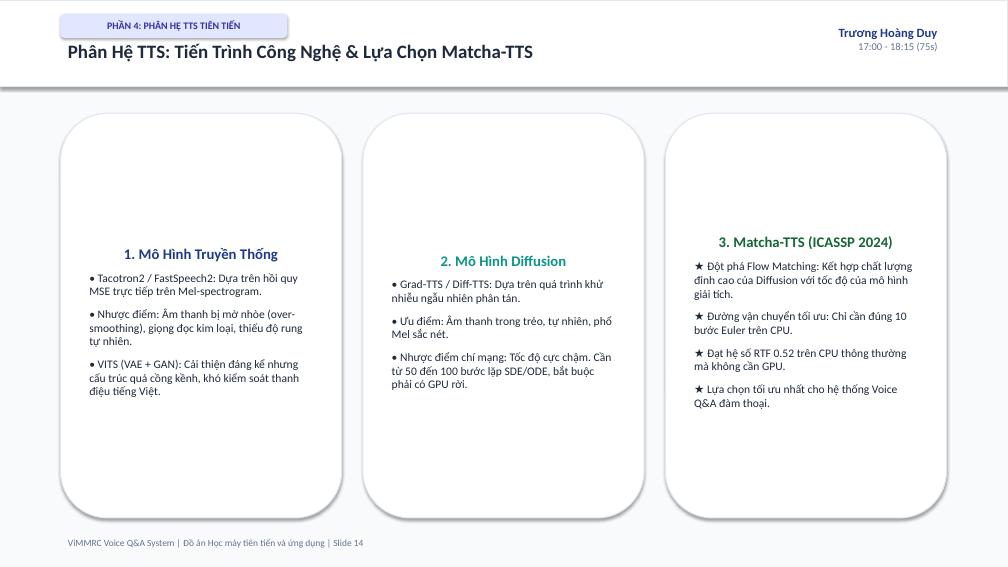
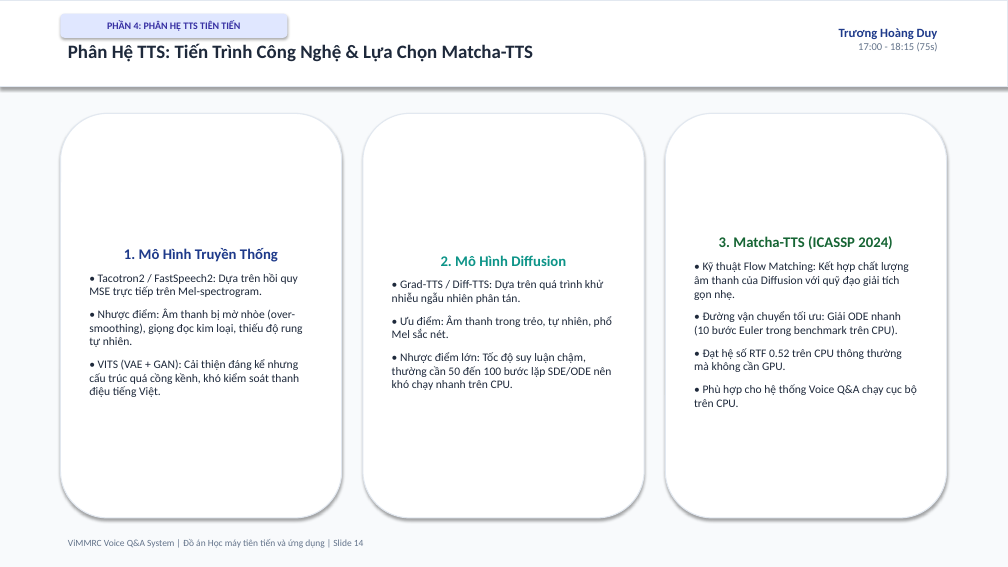
Before and after one commit to ngohuy04022000/vimmrc-qa-voice, a slide deck: slide 14 of docs/ViMMRC_Presentation_30min.pptx. Drawn at 1008x567 pixels with LibreOffice and Linux fonts; fonts in the diff are those of the drawing. Boxes give left, top, right and bottom in pixels: in the first picture for what was removed or moved away, otherwise in the second. Text is boxed around its words. In the diff, an @@ line names an element or a change of style, - is before the commit and + after.

```diff
--- a/docs/ViMMRC_Presentation_30min.pptx
+++ b/docs/ViMMRC_Presentation_30min.pptx
@@ text in rounded rectangle at (x1=694, y1=261, x2=917, y2=407): text changed @@
-★ Đột phá Flow Matching: Kết hợp chất lượng đỉnh cao của Diffusion với tốc độ của mô hình giải tích.
-★ Đường vận chuyển tối ưu: Chỉ cần đúng 10 bước Euler trên CPU.
-★ Đạt hệ số RTF 0.52 trên CPU thông thường mà không cần GPU.
-★ Lựa chọn tối ưu nhất cho hệ thống Voice Q&A đàm thoại.
+• Kỹ thuật Flow Matching: Kết hợp chất lượng âm thanh của Diffusion với quỹ đạo giải tích gọn nhẹ.
+• Đường vận chuyển tối ưu: Giải ODE nhanh (10 bước Euler trong benchmark trên CPU).
+• Đạt hệ số RTF 0.52 trên CPU thông thường mà không cần GPU.
+• Phù hợp cho hệ thống Voice Q&A chạy cục bộ trên CPU.
@@ text in rounded rectangle at (x1=392, y1=352, x2=612, y2=390): text changed @@
-• Nhược điểm chí mạng: Tốc độ cực chậm. Cần từ 50 đến 100 bước lặp SDE/ODE, bắt buộc phải có GPU rời.
+• Nhược điểm lớn: Tốc độ suy luận chậm, thường cần 50 đến 100 bước lặp SDE/ODE nên khó chạy nhanh trên CPU.
```
Also in this commit, not shown: 19 other slides changed, 24 other files.
